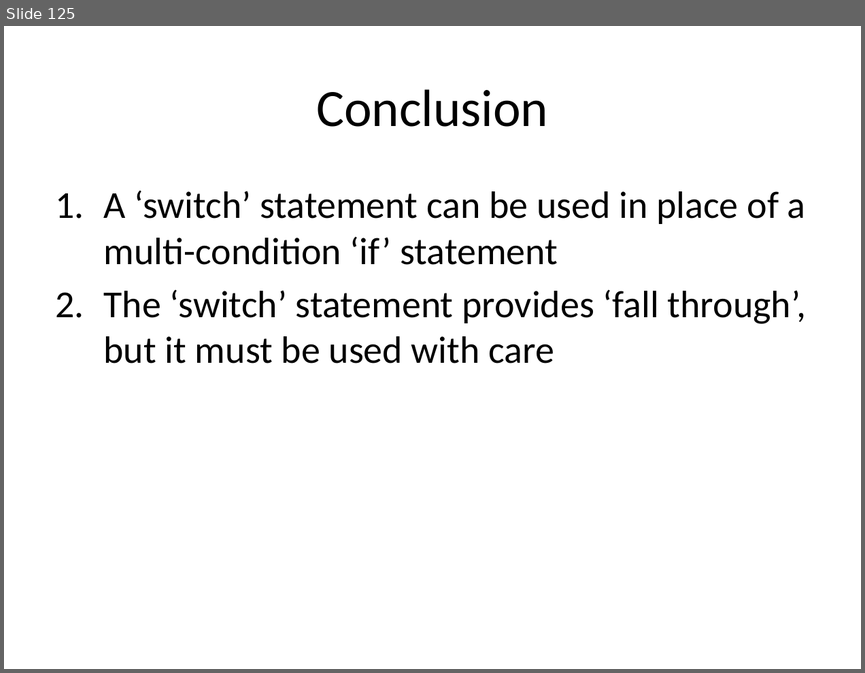
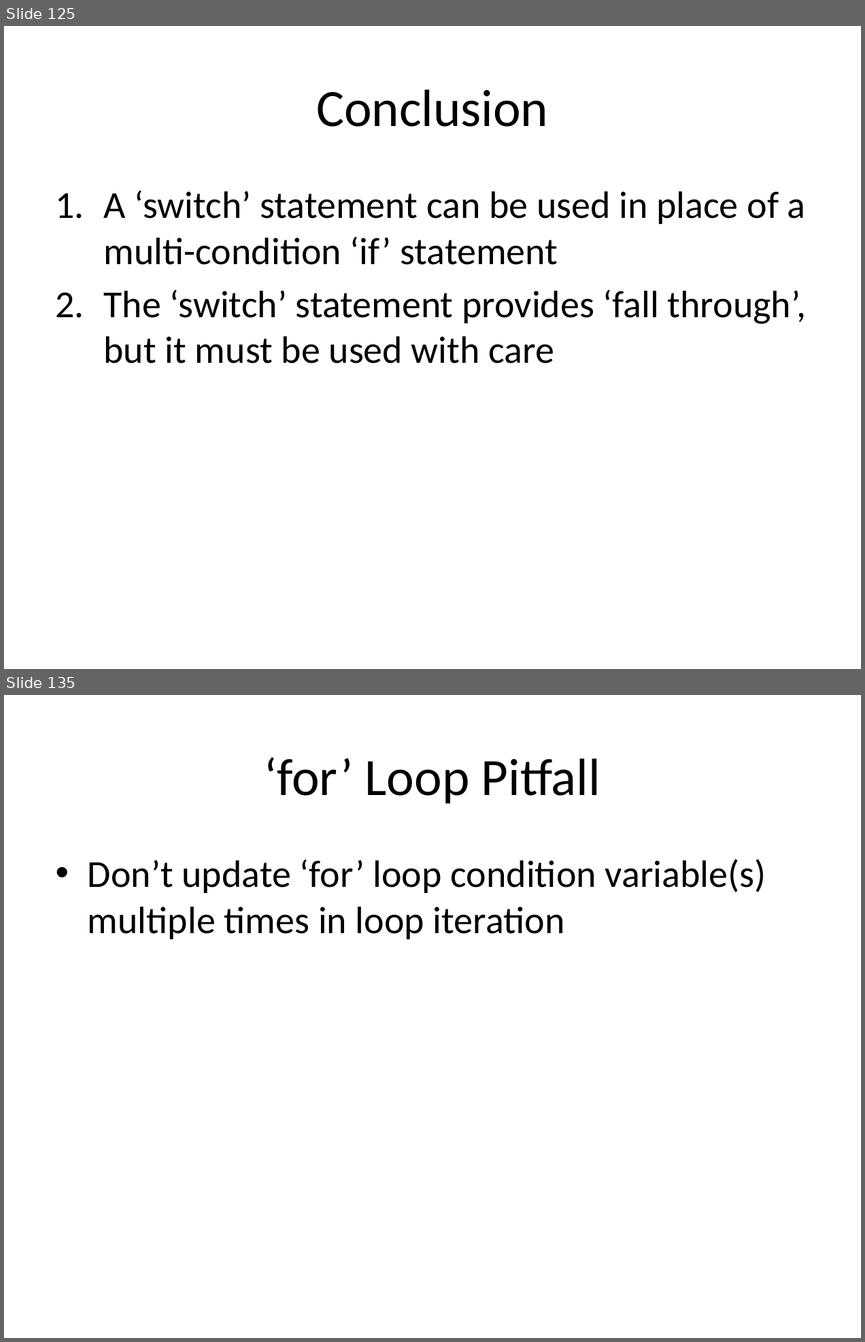
Before and after one commit to xiliax/web-programming-fundamentals, a slide deck: docs/learn-computer-programming.pptx. Shown one above the other, each under a label of ours: slide 125 before the commit, slides 125 and 135 after it; the slides between them are not shown. The pictures are 865x673 and 865x1342 pixels, drawn with LibreOffice and Linux fonts; fonts in the diff are those of the drawing. Boxes give left, top, right and bottom in pixels: in the first picture for what was removed or moved away, otherwise in the second. Text is boxed around its words. In the diff, an @@ line names an element or a change of style, - is before the commit and + after.

```diff
--- a/docs/learn-computer-programming.pptx
+++ b/docs/learn-computer-programming.pptx
@@ slide 135 added at [4, 695, 861, 1338], background #FFFFFF @@
@@ title added at [264, 757, 600, 804], 44 pt, text #000000 @@
+‘for’ Loop Pitfall
@@ text added at [88, 859, 766, 939], 32 pt, text #000000 @@
+• Don’t update ‘for’ loop condition variable(s) multiple times in loop iteration
```
Also in this commit, not shown: 17 other slides added, 26 other files.
